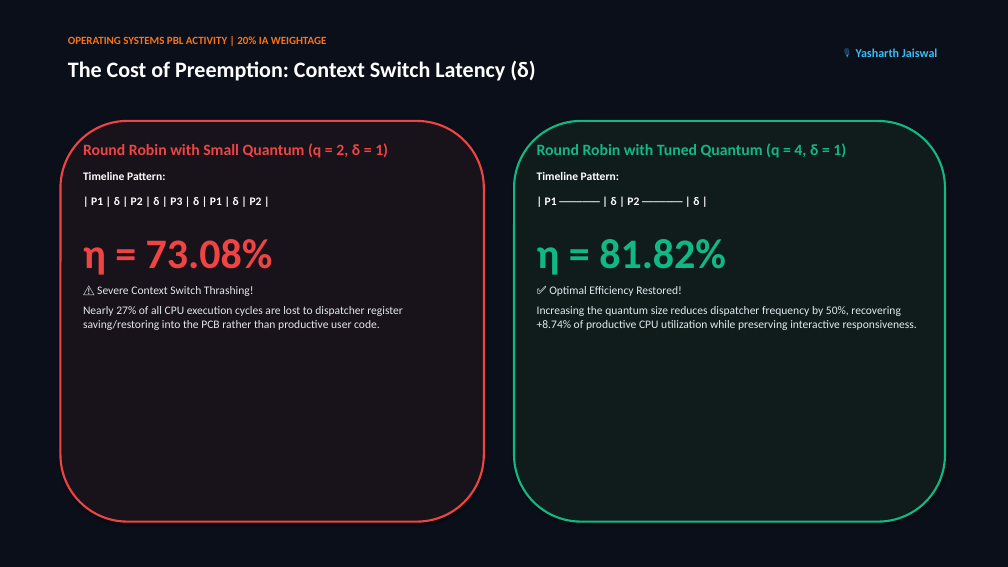
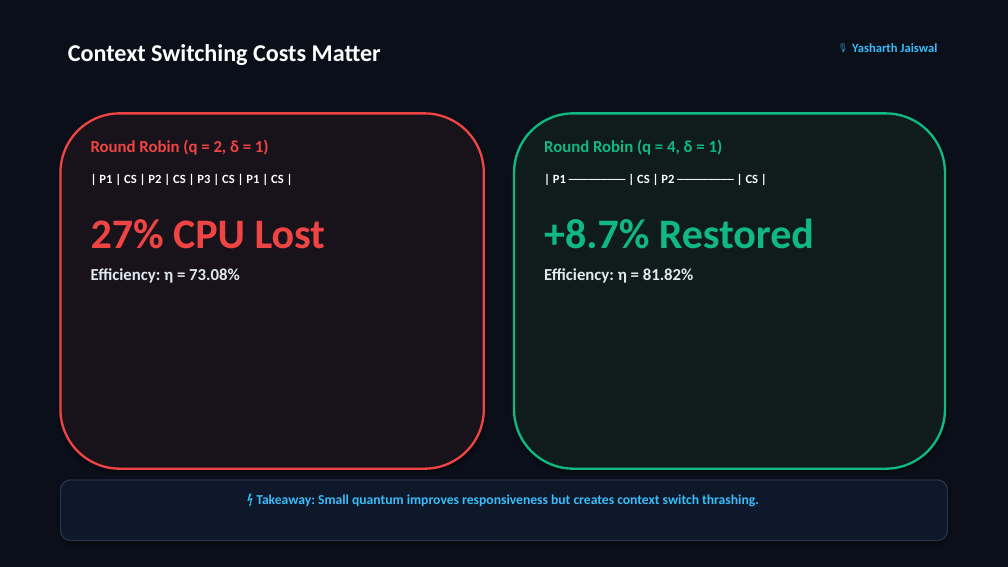
Before and after one commit to SPARSHsrihero1/OS-PBL-CPU-Scheduler, a slide deck: slide 5 of OS_PBL_Presentation_Deck.pptx. Drawn at 1008x567 pixels with LibreOffice and Linux fonts; fonts in the diff are those of the drawing. Boxes give left, top, right and bottom in pixels: in the first picture for what was removed or moved away, otherwise in the second. Text is boxed around its words. In the diff, an @@ line names an element or a change of style, - is before the commit and + after.

Commit message:
Refine presentation deck: reduce text by 70%, add large visual numbers, and clean 1-idea-per-slide flow

```diff
--- a/OS_PBL_Presentation_Deck.pptx
+++ b/OS_PBL_Presentation_Deck.pptx
@@ text at bbox=[68, 44, 381, 65]: text changed; size 10.5 to 23 pt; text colour #F97316 to #FFFFFF @@
-OPERATING SYSTEMS PBL ACTIVITY | 20% IA WEIGHTAGE
+Context Switching Costs Matter
@@ text "🎙️ Yasharth Jaiswal" at bbox=[852, 43, 937, 52]: size 11.5 to 12 pt @@
@@ text removed at bbox=[68, 61, 535, 81] @@
-The Cost of Preemption: Context Switch Latency (δ)
@@ rounded rectangle: place and size @@
-rounded rectangle at bbox=[60, 121, 484, 522]
+rounded rectangle at bbox=[60, 113, 484, 469]
@@ rounded rectangle at bbox=[60, 113, 484, 469]: outline #EF4444 2 pt to #EF4444 2.2 pt @@
@@ rounded rectangle: place and size @@
-rounded rectangle at bbox=[514, 121, 945, 522]
+rounded rectangle at bbox=[514, 113, 945, 469]
@@ rounded rectangle at bbox=[514, 113, 945, 469]: outline #10B981 2 pt to #10B981 2.2 pt @@
@@ text at bbox=[91, 139, 325, 283]: text changed; size 11 to 16 pt; text colour #E2E8F0 to #EF4444; bold on @@
-Round Robin with Small Quantum (q = 2, δ = 1)
-Timeline Pattern:
-| P1 | δ | P2 | δ | P3 | δ | P1 | δ | P2 |
-η = 73.08%
-⚠️ Severe Context Switch Thrashing!
-Nearly 27% of all CPU execution cycles are lost to dispatcher register saving/restoring into the PCB rather than productive user code.
+Round Robin (q = 2, δ = 1)
+| P1 | CS | P2 | CS | P3 | CS | P1 | CS |
+27% CPU Lost
+Efficiency: η = 73.08%
@@ text at bbox=[544, 140, 814, 283]: text changed; size 11 to 16 pt; text colour #E2E8F0 to #10B981; bold on @@
-Round Robin with Tuned Quantum (q = 4, δ = 1)
-Timeline Pattern:
-| P1 ─────── | δ | P2 ─────── | δ |
-η = 81.82%
-✅ Optimal Efficiency Restored!
-Increasing the quantum size reduces dispatcher frequency by 50%, recovering +8.74% of productive CPU utilization while preserving interactive responsiveness.
+Round Robin (q = 4, δ = 1)
+| P1 ───────── | CS | P2 ───────── | CS |
++8.7% Restored
+Efficiency: η = 81.82%
@@ rounded rectangle added at bbox=[60, 480, 948, 541], fill #0F172A, outline #263248 1.2 pt @@
@@ text added at bbox=[256, 494, 759, 507], 13 pt, text #38BDF8, bold @@
+⚡ Takeaway: Small quantum improves responsiveness but creates context switch thrashing.
```
Also in this commit, not shown: 6 other slides changed, 3 slides added, 3 slides removed, 1 other file.
